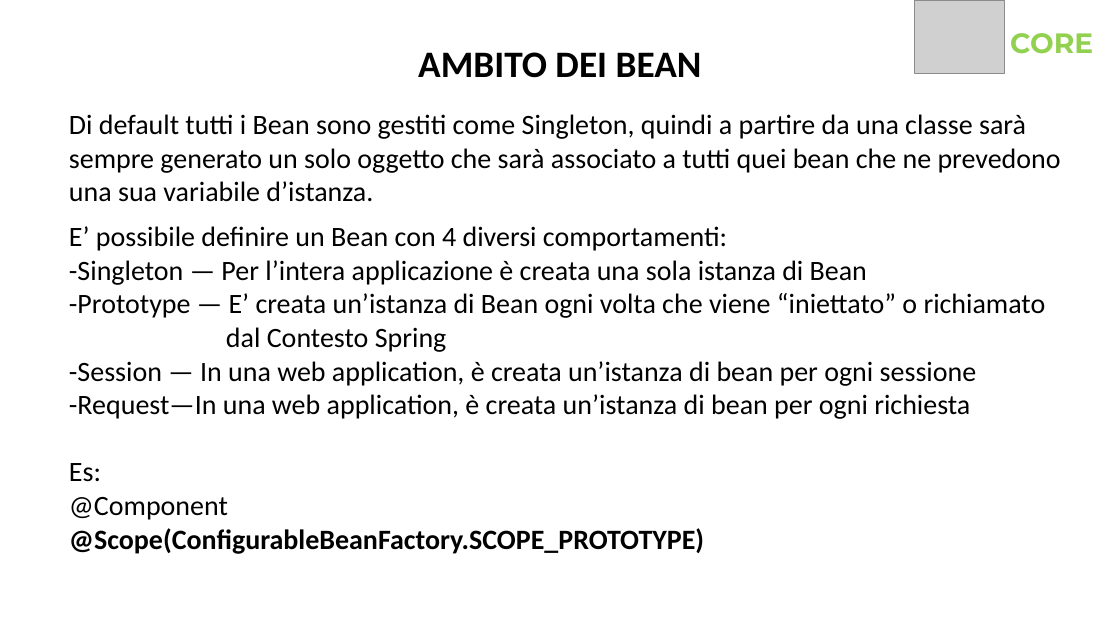
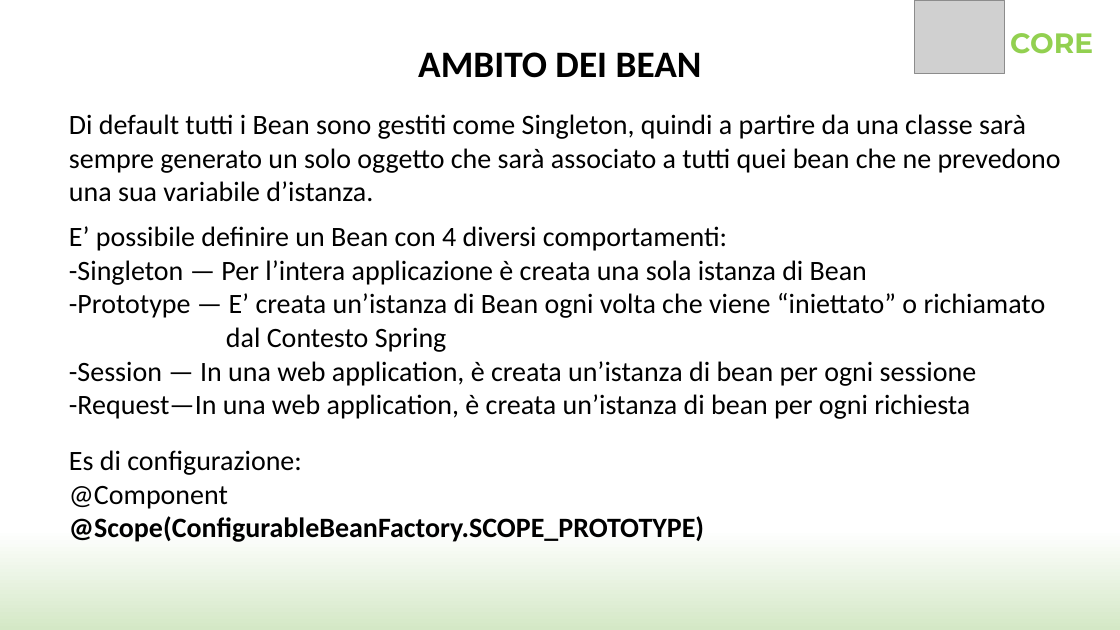
Before and after one commit to SimoneCas/java, a slide deck: slide 21 of SpringSample/Spring.pptx (slide 24 before the commit). Drawn at 1120x630 pixels with LibreOffice and Linux fonts; fonts in the diff are those of the drawing; grey boxes stand for pictures; background and template pictures are left out. Boxes give left, top, right and bottom in pixels: in the first picture for what was removed or moved away, otherwise in the second. Text is boxed around its words. In the diff, an @@ line names an element or a change of style, - is before the commit and + after.

```diff
--- a/SpringSample/Spring.pptx
+++ b/SpringSample/Spring.pptx
@@ background #FFFFFF to gradient #FFFFFF to #D4E8C6 @@
@@ text at bbox=[69, 450, 302, 475]: text changed @@
-Es:
+Es di configurazione:
```
Also in this commit, not shown: 24 other slides changed, 33 slides added, 11 slides removed.
